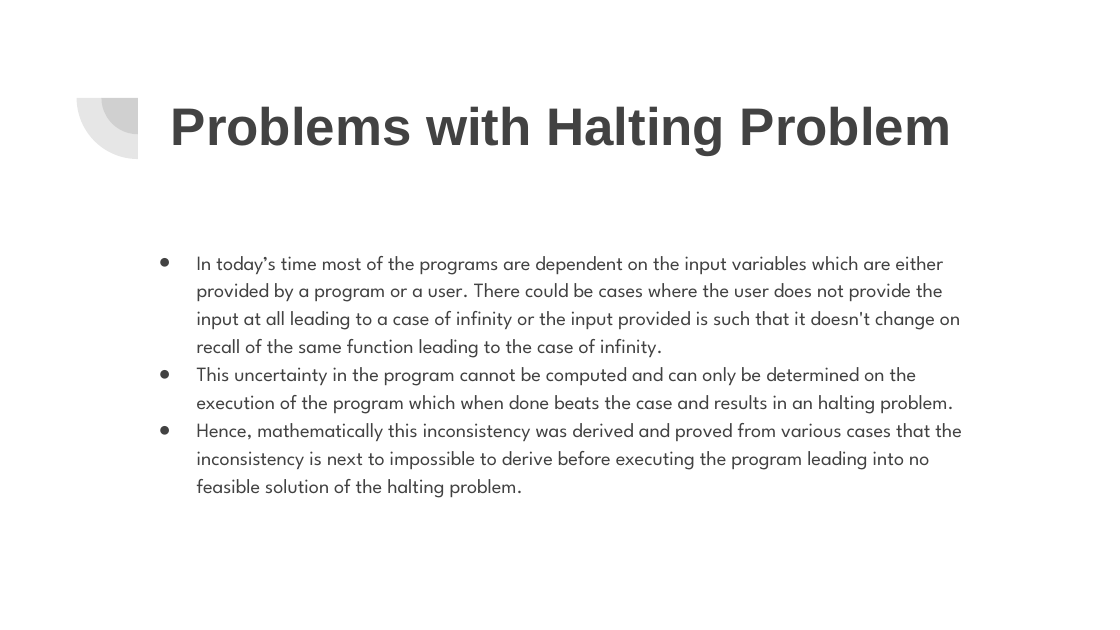
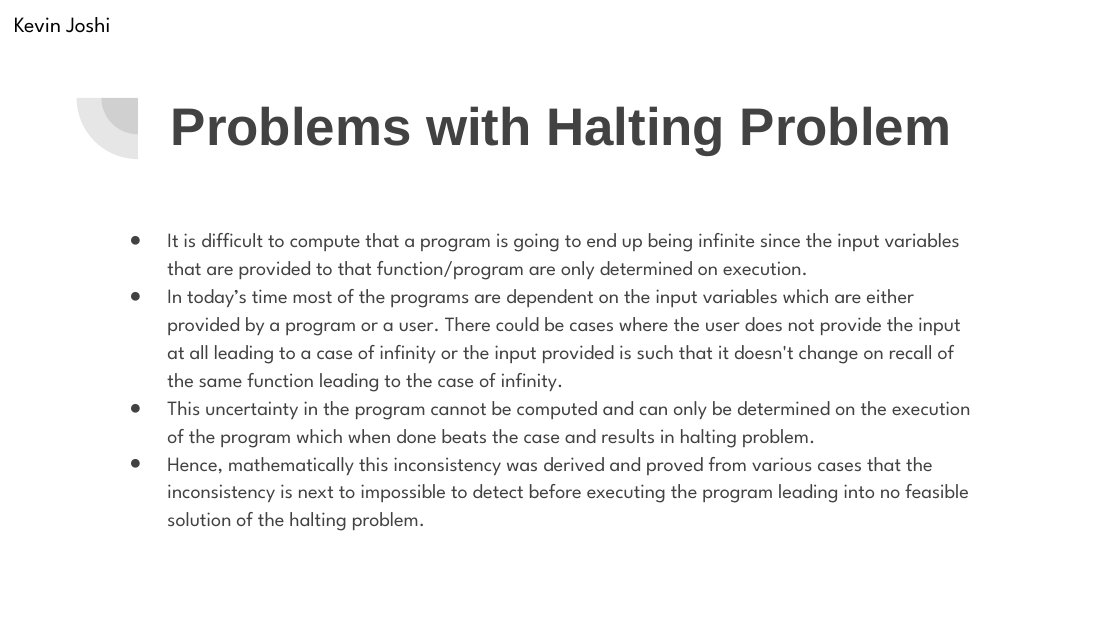
Before and after one commit to twilight-warlock/TY, a slide deck: slide 7 of Sem 5/TOC/IA1/PPT_G6.pptx (slide 6 before the commit). Drawn at 1120x630 pixels with LibreOffice and Linux fonts; fonts in the diff are those of the drawing. Boxes give left, top, right and bottom in pixels: in the first picture for what was removed or moved away, otherwise in the second. Text is boxed around its words. In the diff, an @@ line names an element or a change of style, - is before the commit and + after.

```diff
--- a/Sem 5/TOC/IA1/PPT_G6.pptx
+++ b/Sem 5/TOC/IA1/PPT_G6.pptx
@@ text added at [14,17,110,33], 14 pt, text #000000 @@
+Kevin Joshi
@@ text "It is difficult to compute ...": place and size @@
-text "It is difficult to compute ..." at [197,256,962,498]
+text "It is difficult to compute ..." at [167,233,971,531]
@@ text at [167,233,960,280]: paragraph added @@
+● It is difficult to compute that a program is going to end up being infinite since the input variables that are provided to that function/program are only determined on execution.
@@ text at [167,401,971,531]: text changed @@
-● This uncertainty in the program cannot be computed and can only be determined on the execution of the program which when done beats the case and results in an halting problem.
-● Hence, mathematically this inconsistency was derived and proved from various cases that the inconsistency is next to impossible to derive before executing the program leading into no feasible solution of the halting problem.
+● This uncertainty in the program cannot be computed and can only be determined on the execution of the program which when done beats the case and results in halting problem.
+● Hence, mathematically this inconsistency was derived and proved from various cases that the inconsistency is next to impossible to detect before executing the program leading into no feasible solution of the halting problem.
```
Also in this commit, not shown: 6 other slides changed, 1 slide added, 2 other files.
